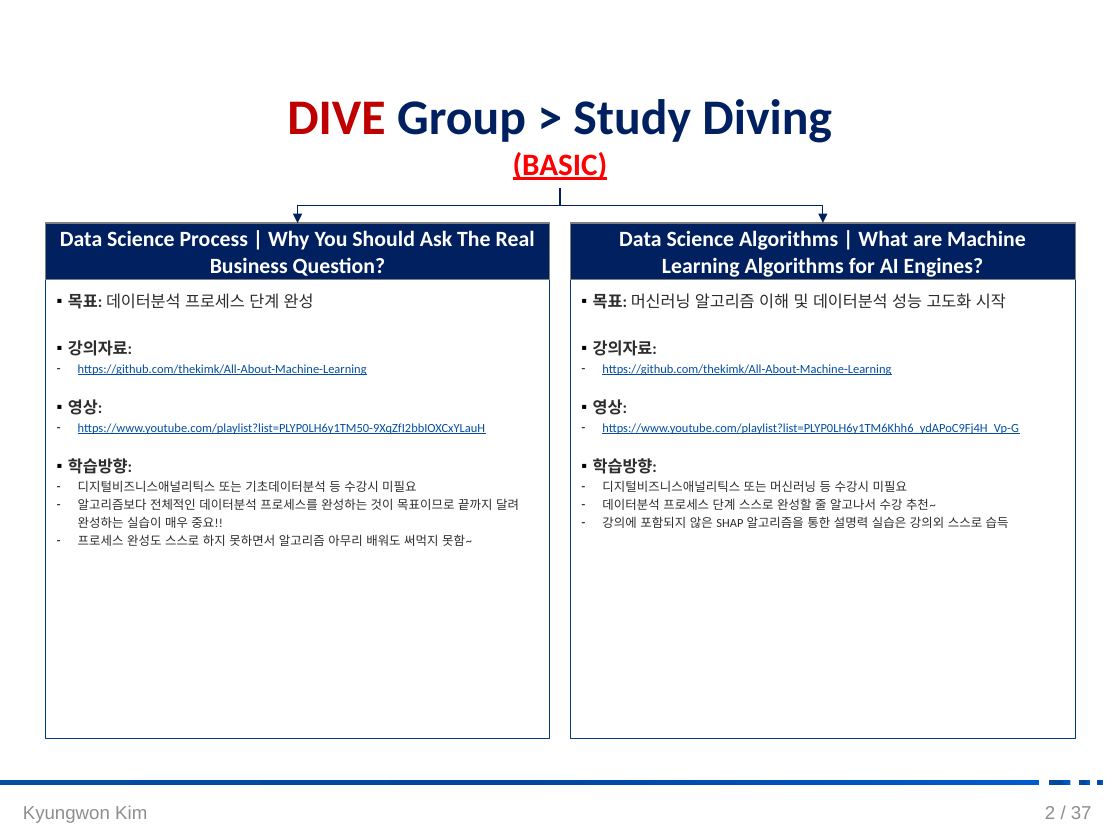
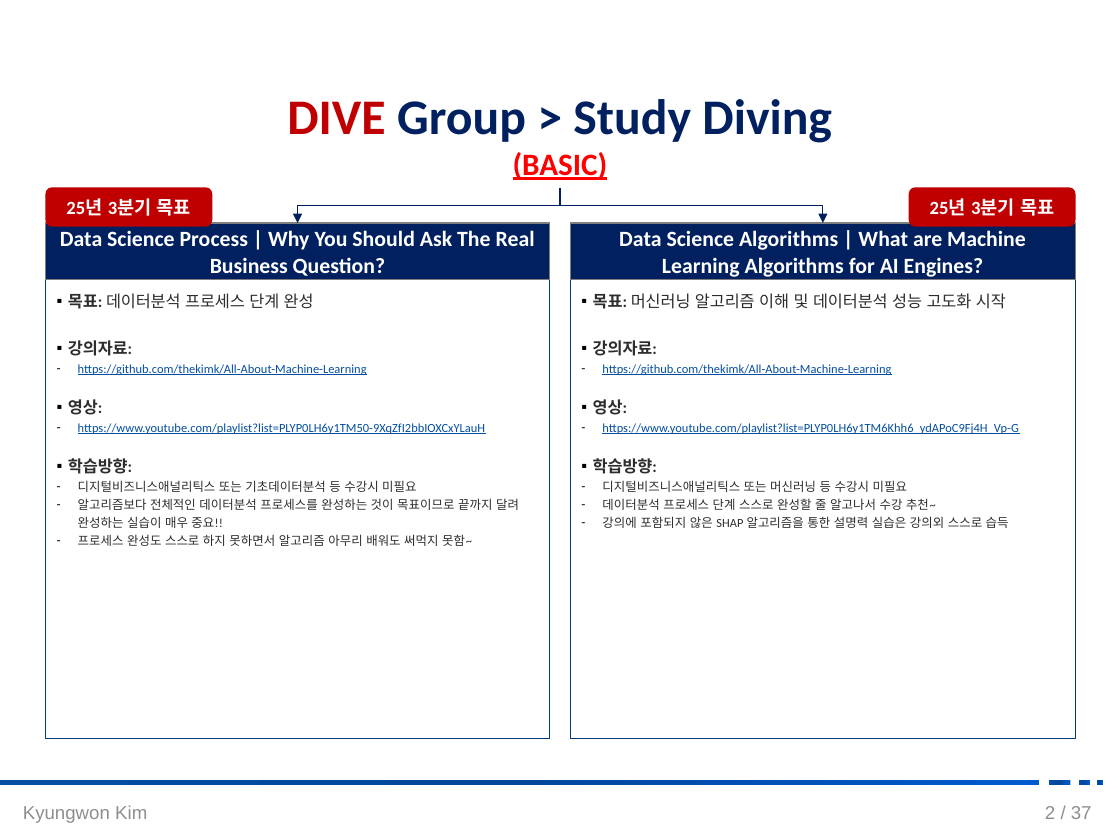
Before and after one commit to DataWizardd/DEBA-Research, a slide deck: slide 3 of [Document]/소개운영자료/[DIVE_운영방향_김경원교수].pptx. Drawn at 1120x840 pixels with LibreOffice and Linux fonts; fonts in the diff are those of the drawing; background and template pictures are left out. Boxes give left, top, right and bottom in pixels: in the first picture for what was removed or moved away, otherwise in the second. Text is boxed around its words. In the diff, an @@ line names an element or a change of style, - is before the commit and + after.

```diff
--- a/[Document]/소개운영자료/[DIVE_운영방향_김경원교수].pptx
+++ b/[Document]/소개운영자료/[DIVE_운영방향_김경원교수].pptx
@@ rounded rectangle added at (46,187,213,226), fill #C00000, 12 pt, text #FFFFFF, bold @@
+25년 3분기 목표
@@ rounded rectangle added at (908,187,1075,226), fill #C00000, 12 pt, text #FFFFFF, bold @@
+25년 3분기 목표
```
Also in this commit, not shown: 1 other slide changed.
